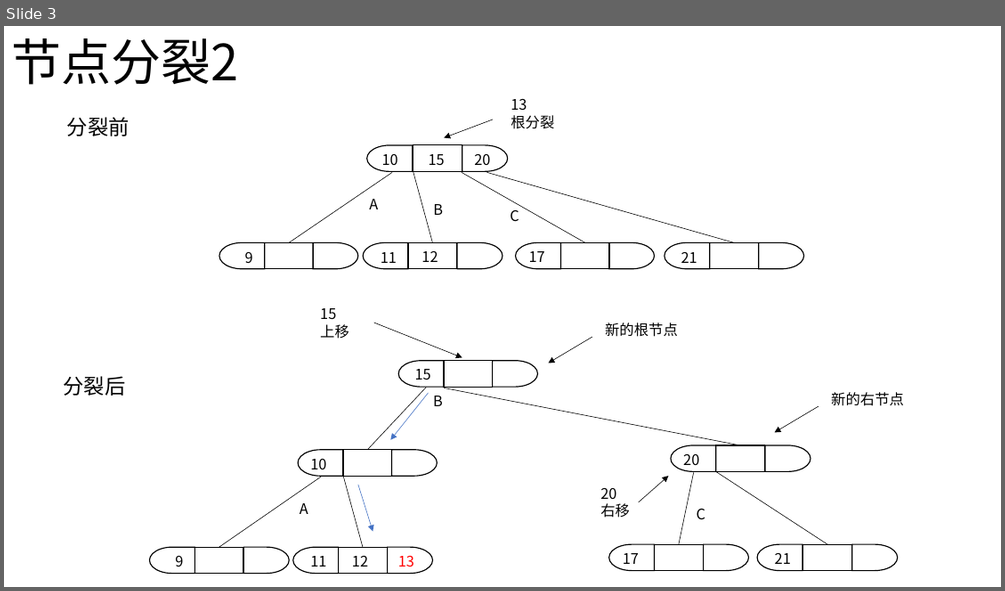
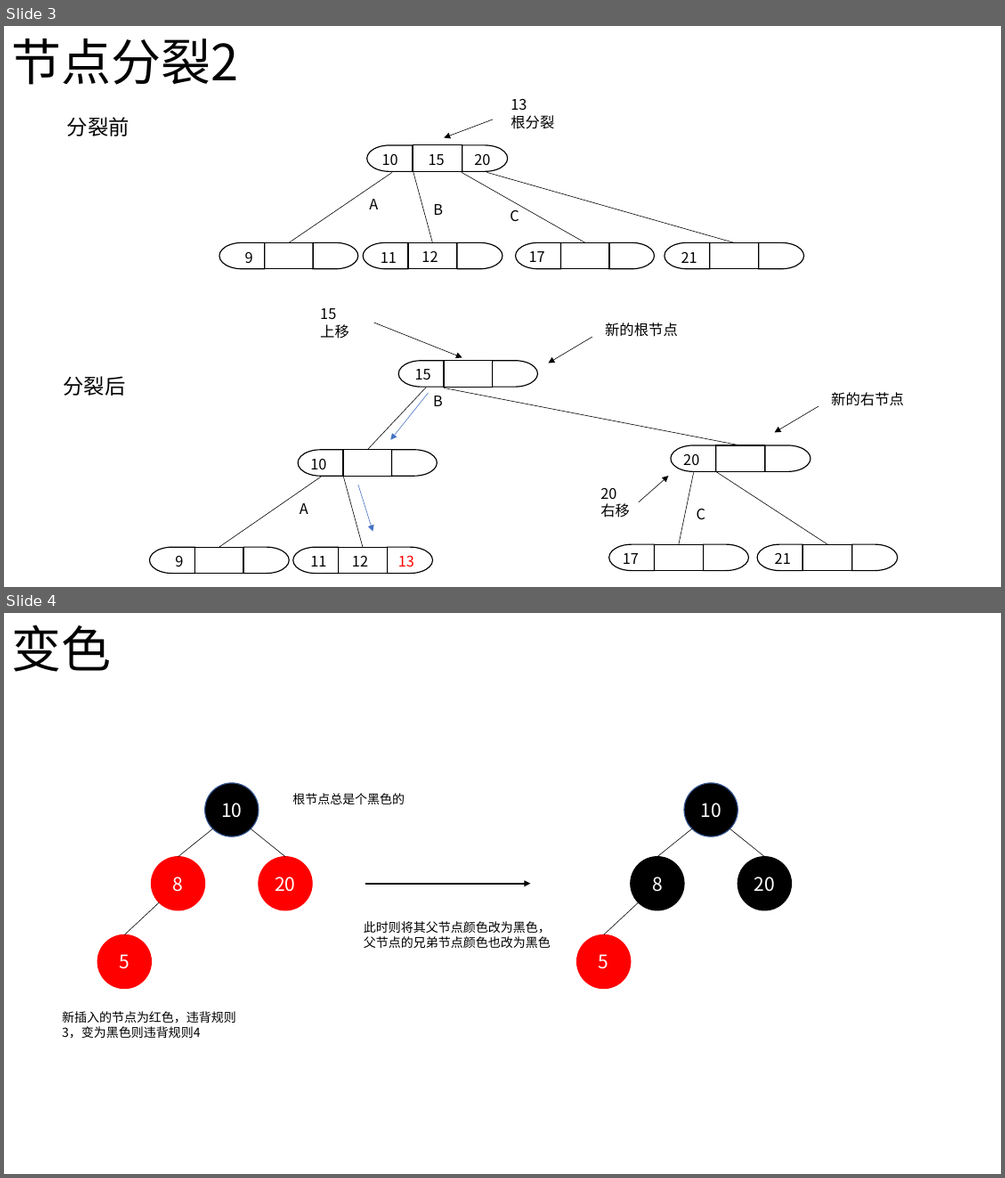
Before and after one commit to wbxing/DataStructure, a slide deck: picture/raw/picture.pptx. Shown one above the other, each under a label of ours: slide 3 before the commit, slides 3 and 4 after it. The pictures are 1005x591 and 1005x1178 pixels, drawn with LibreOffice and Linux fonts; fonts in the diff are those of the drawing. Boxes give left, top, right and bottom in pixels: in the first picture for what was removed or moved away, otherwise in the second. Text is boxed around its words. In the diff, an @@ line names an element or a change of style, - is before the commit and + after.

```diff
--- a/picture/raw/picture.pptx
+++ b/picture/raw/picture.pptx
@@ slide 4 added at box(4, 613, 1001, 1174), background #FFFFFF @@
@@ text added at box(11, 625, 111, 672), 48 pt, text #000000 @@
+变色
@@ ellipse added at box(205, 783, 259, 836), fill #000000, outline #325491 1 pt, 18 pt, text #FFFFFF @@
+10
@@ text added at box(292, 793, 404, 804), 12 pt, text #000000 @@
+根节点总是个黑色的
@@ ellipse added at box(685, 783, 738, 836), fill #000000, outline #325491 1 pt, 18 pt, text #FFFFFF @@
+10
@@ line added from (212, 828) to (178, 857), #000000 0.5 pt @@
@@ line added from (251, 828) to (285, 857), #000000 0.5 pt @@
@@ line added from (692, 828) to (657, 857), #000000 0.5 pt @@
@@ line added from (730, 828) to (764, 857), #000000 0.5 pt @@
@@ ellipse added at box(152, 857, 205, 910), fill #FF0000, outline #FF0000 1 pt, 18 pt, text #FFFFFF @@
+8
@@ ellipse added at box(259, 857, 312, 910), fill #FF0000, outline #FF0000 1 pt, 18 pt, text #FFFFFF @@
+20
@@ ellipse added at box(631, 857, 685, 910), fill #000000, outline #000000 1 pt, 18 pt, text #FFFFFF @@
+8
@@ ellipse added at box(737, 857, 792, 910), fill #000000, outline #000000 1 pt, 18 pt, text #FFFFFF @@
+20
@@ line added from (159, 902) to (124, 934), #000000 0.5 pt @@
@@ arrow added from (365, 884) to (531, 884), #000000 1.5 pt @@
@@ line added from (638, 902) to (604, 934), #000000 0.5 pt @@
@@ text added at box(364, 921, 550, 948), 12 pt, text #000000 @@
+此时则将其父节点颜色改为黑色，父节点的兄弟节点颜色也改为黑色
@@ ellipse added at box(97, 934, 152, 989), fill #FF0000, outline #FF0000 1 pt, 18 pt, text #FFFFFF @@
+5
@@ ellipse added at box(577, 934, 631, 989), fill #FF0000, outline #FF0000 1 pt, 18 pt, text #FFFFFF @@
+5
@@ text added at box(62, 1011, 236, 1038), 12 pt, text #000000 @@
+新插入的节点为红色，违背规则3，变为黑色则违背规则4
```
Also in this commit, not shown: 2 other slides added, 3 other files.
